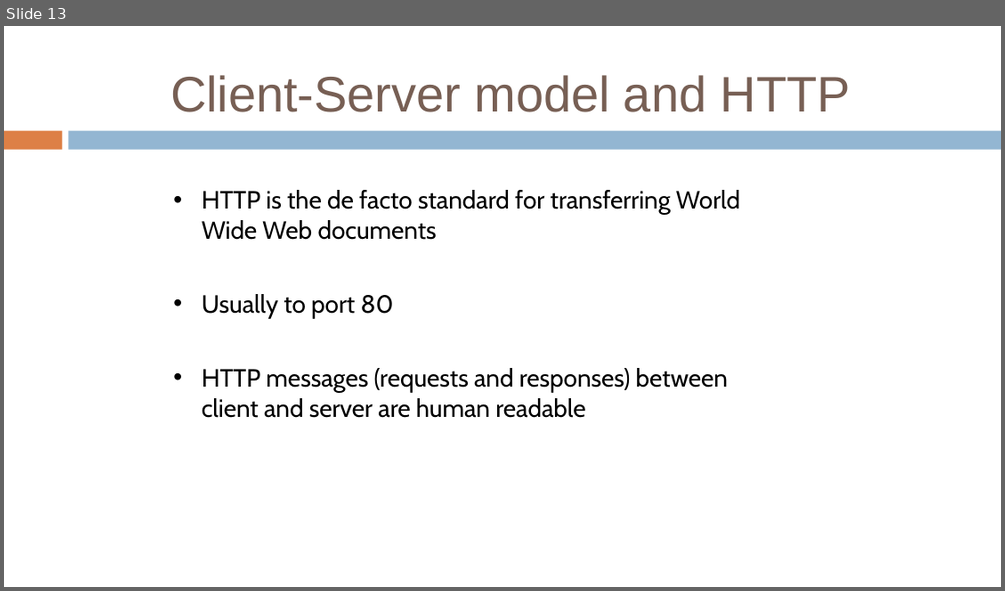
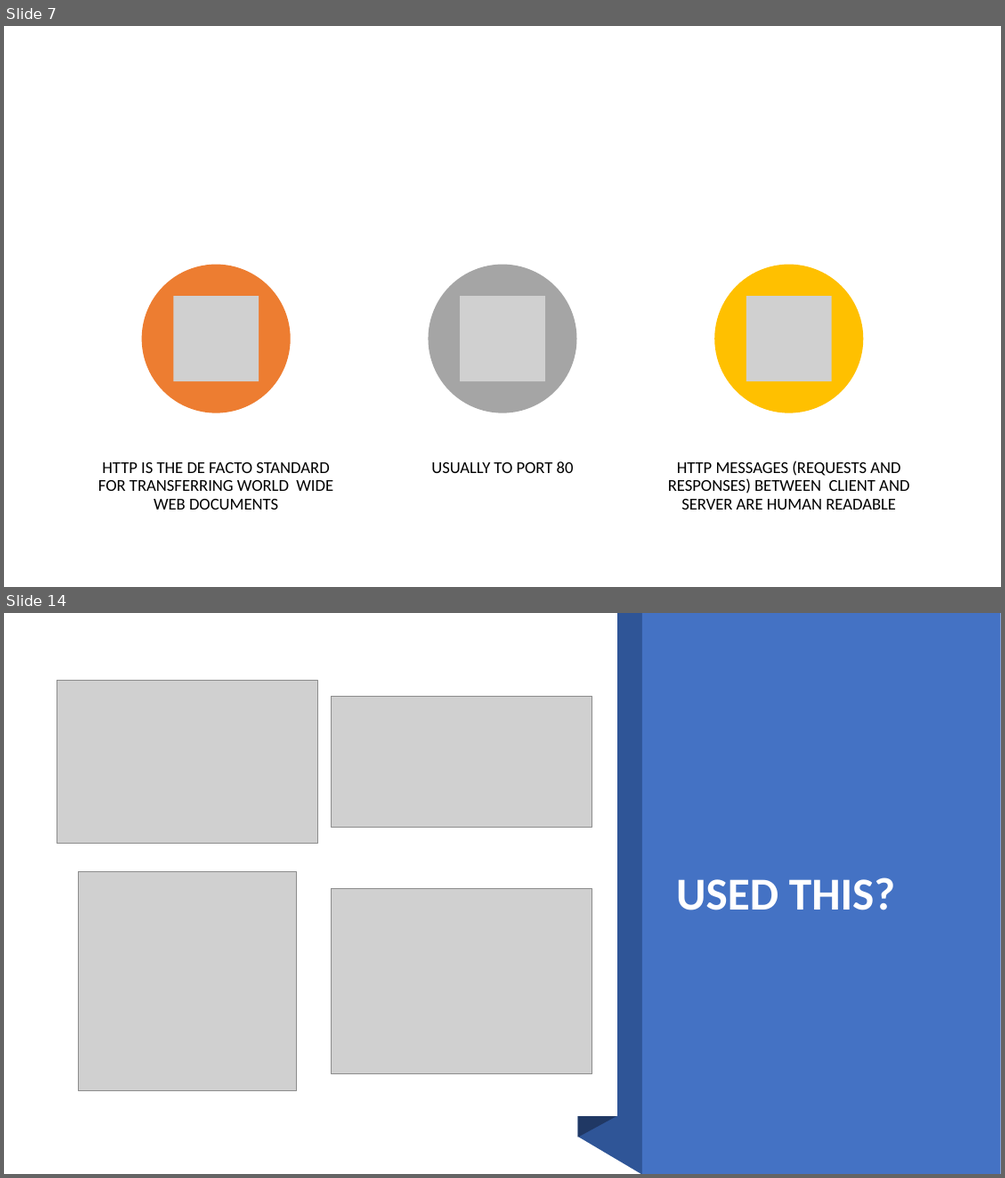
Before and after one commit to sudharsan2000/probot2020, a slide deck: Session PPTs/Seesion2 Node.pptx. Shown one above the other, each under a label of ours: slide 13 before the commit, slides 7 and 14 after it; the slides between them are not shown. The pictures are 1005x591 and 1005x1178 pixels, drawn with LibreOffice and Linux fonts; fonts in the diff are those of the drawing; grey boxes stand for pictures. Boxes give left, top, right and bottom in pixels: in the first picture for what was removed or moved away, otherwise in the second. Text is boxed around its words. In the diff, an @@ line names an element or a change of style, - is before the commit and + after.

```diff
--- a/Session PPTs/Seesion2 Node.pptx
+++ b/Session PPTs/Seesion2 Node.pptx
@@ slide 14 added at (x1=4, y1=613, x2=1001, y2=1174), background #FFFFFF @@
@@ rectangle added at (x1=4, y1=613, x2=617, y2=1116), fill #FFFFFF @@
@@ freeform shape added at (x1=577, y1=613, x2=642, y2=1174), fill #2F5597 @@
@@ rectangle added at (x1=643, y1=613, x2=1001, y2=1174), fill #4472C4 @@
@@ picture added at (x1=57, y1=681, x2=317, y2=844) @@
@@ freeform shape added at (x1=577, y1=686, x2=617, y2=1137), fill #203864 @@
@@ picture added at (x1=331, y1=697, x2=591, y2=827) @@
@@ picture added at (x1=78, y1=872, x2=297, y2=1090) @@
@@ text added at (x1=676, y1=877, x2=895, y2=910), 44 pt, text #FFFFFF, bold @@
+USED THIS?
@@ picture added at (x1=331, y1=889, x2=591, y2=1074) @@
@@ what was slide 13 is now slide 7 @@
@@ slide 7 changed as well @@
@@ title removed at (x1=170, y1=75, x2=850, y2=112) @@
-Client-Server model and HTTP
@@ freeform shape removed at (x1=4, y1=131, x2=63, y2=150) @@
@@ freeform shape removed at (x1=68, y1=131, x2=1001, y2=150) @@
@@ text at (x1=98, y1=462, x2=333, y2=509): text changed; size 24 to 16 pt; font Cabin to Calibri @@
-• HTTP is the de facto standard for transferring World Wide Web documents
-• Usually to port 80
-• HTTP messages (requests and responses) between client and server are human readable
+HTTP IS THE DE FACTO STANDARD FOR TRANSFERRING WORLD WIDE WEB DOCUMENTS
@@ group added at (x1=142, y1=265, x2=909, y2=509): 3 ellipses, 3 pictures, 2 texts @@
+USUALLY TO PORT 80
+HTTP MESSAGES (REQUESTS AND RESPONSES) BETWEEN CLIENT AND SERVER ARE HUMAN READABLE
```
Also in this commit, not shown: 10 other slides changed, 12 other slides added, 7 slides removed, 1 other file.
